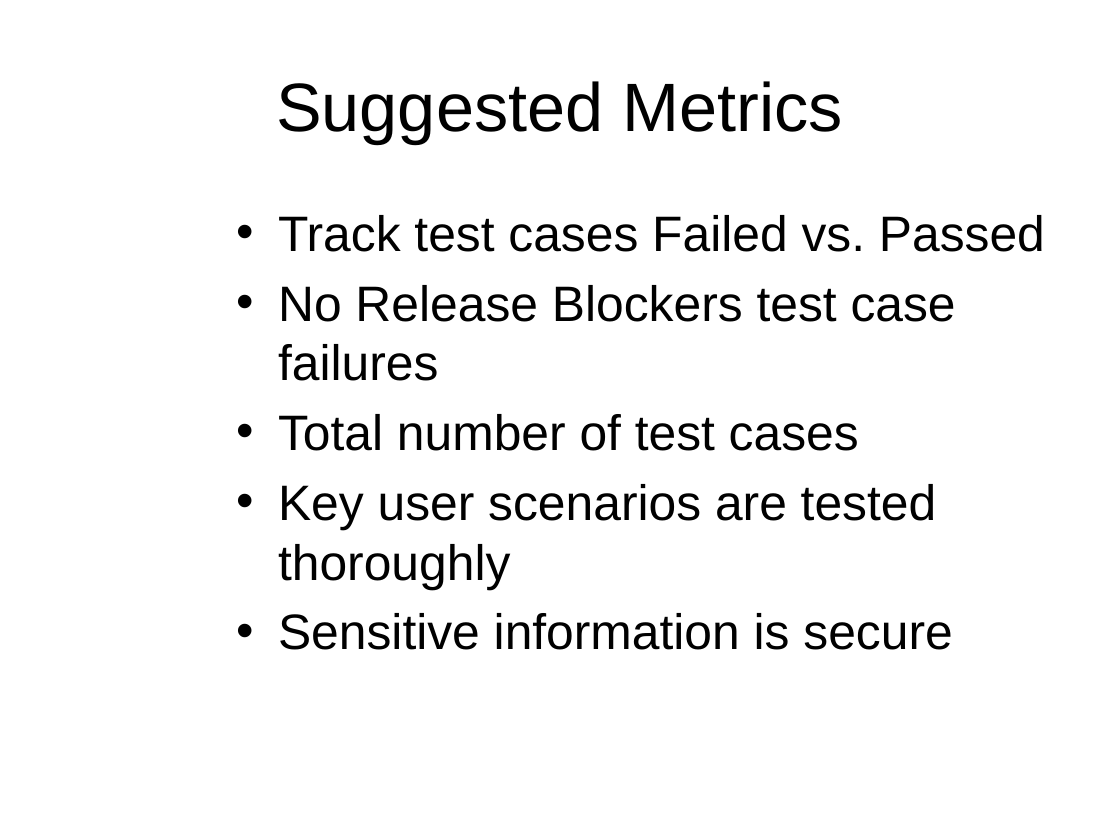
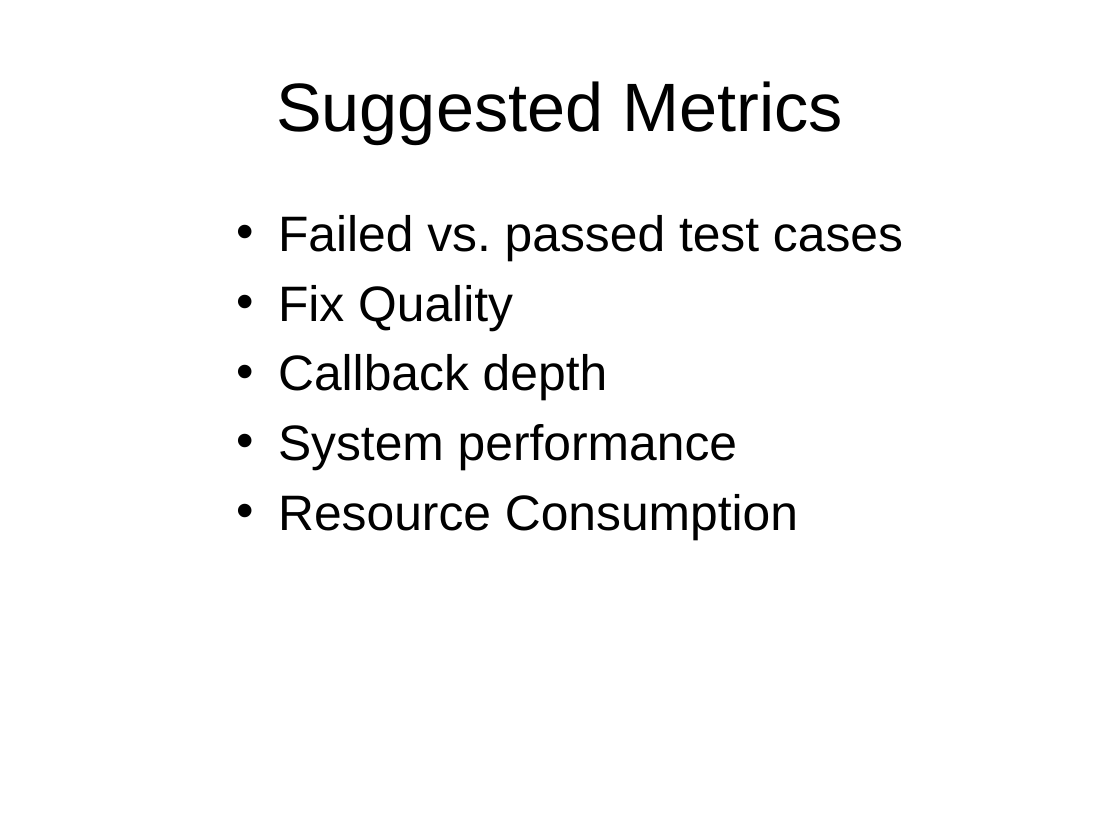
Before and after one commit to veevickytoria/WhatsInTheFridge, a slide deck: slide 9 of Documents/Domain Track Presentation.pptx (slide 7 before the commit). Drawn at 1120x840 pixels with LibreOffice and Linux fonts; fonts in the diff are those of the drawing; background and template pictures are left out. Boxes give left, top, right and bottom in pixels: in the first picture for what was removed or moved away, otherwise in the second. Text is boxed around its words. In the diff, an @@ line names an element or a change of style, - is before the commit and + after.

Commit message:
changed slides

```diff
--- a/Documents/Domain Track Presentation.pptx
+++ b/Documents/Domain Track Presentation.pptx
@@ text at [278, 215, 903, 540]: text changed @@
-• Track test cases Failed vs. Passed
-• No Release Blockers test case failures
-• Total number of test cases
-• Key user scenarios are tested thoroughly
-• Sensitive information is secure
+• Failed vs. passed test cases
+• Fix Quality
+• Callback depth
+• System performance
+• Resource Consumption
```
Also in this commit, not shown: 2 other slides changed, 2 slides added.
